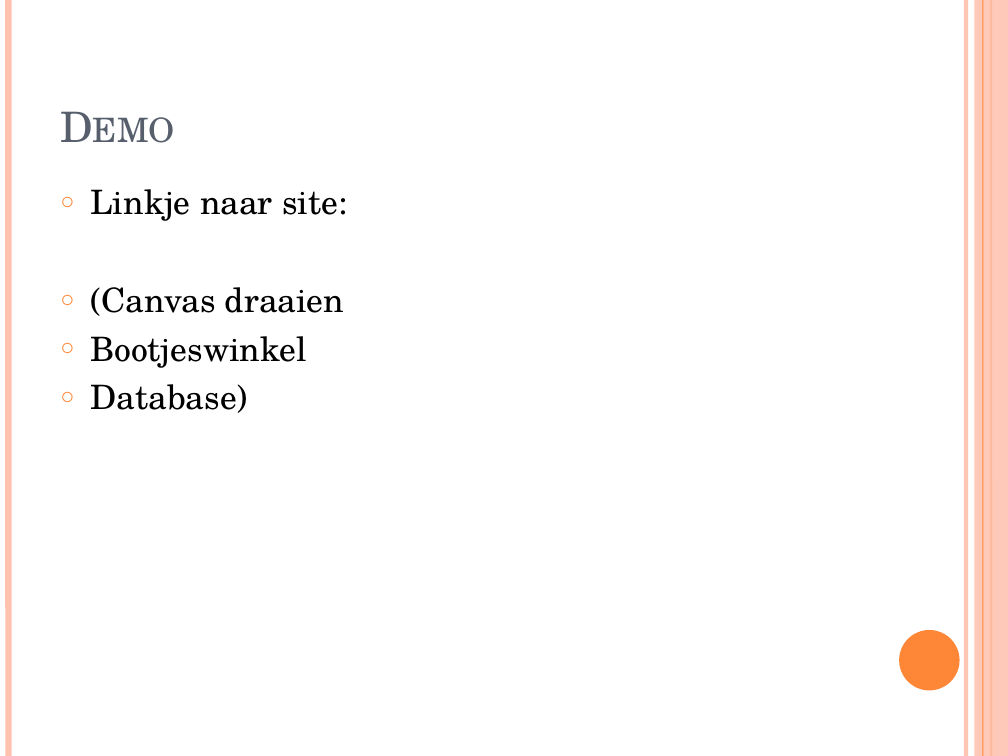
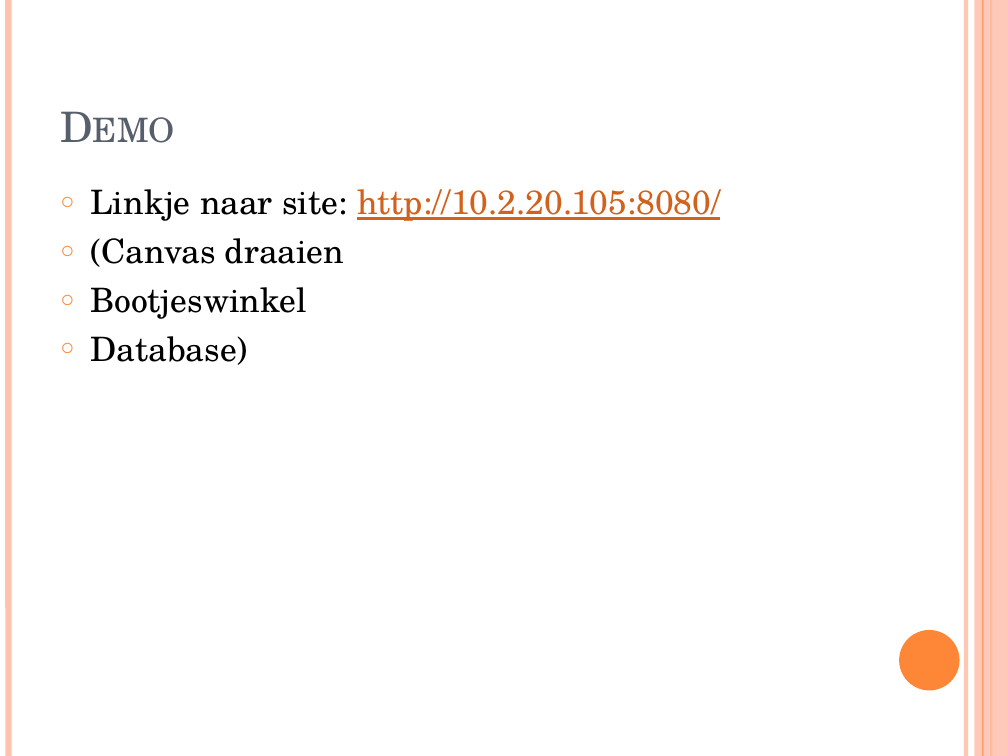
Before and after one commit to jennydenouden/spel, a slide deck: slide 6 of presentatie.pptx (slide 4 before the commit). Drawn at 1008x756 pixels with LibreOffice and Linux fonts; fonts in the diff are those of the drawing. Boxes give left, top, right and bottom in pixels: in the first picture for what was removed or moved away, otherwise in the second. Text is boxed around its words. In the diff, an @@ line names an element or a change of style, - is before the commit and + after.

```diff
--- a/presentatie.pptx
+++ b/presentatie.pptx
@@ text at [91, 189, 720, 221]: text changed; text colour #000000 to #D2611C @@
-○ Linkje naar site:
+○ Linkje naar site: http://10.2.20.105:8080/
```
Also in this commit, not shown: 1 other slide changed.
